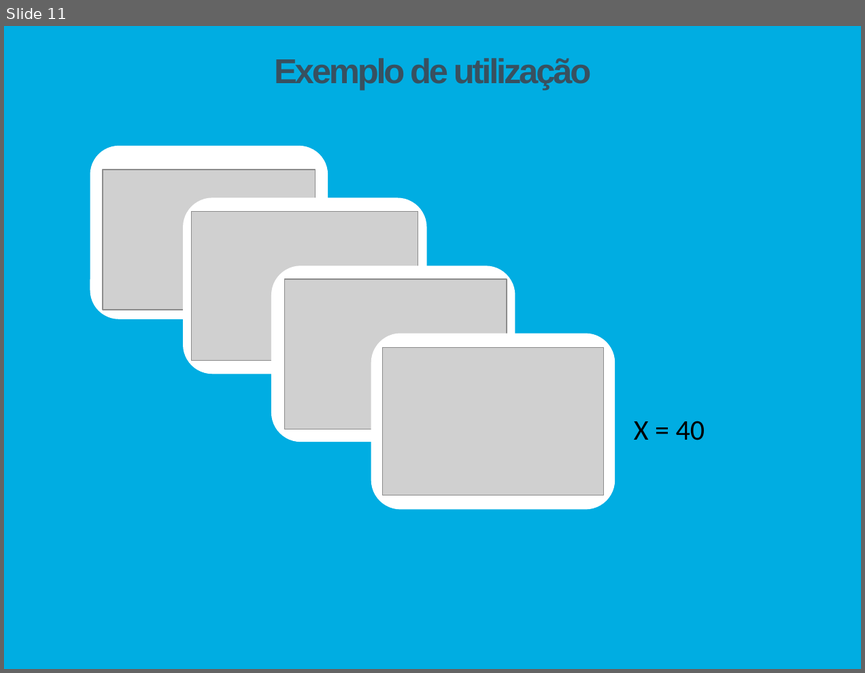
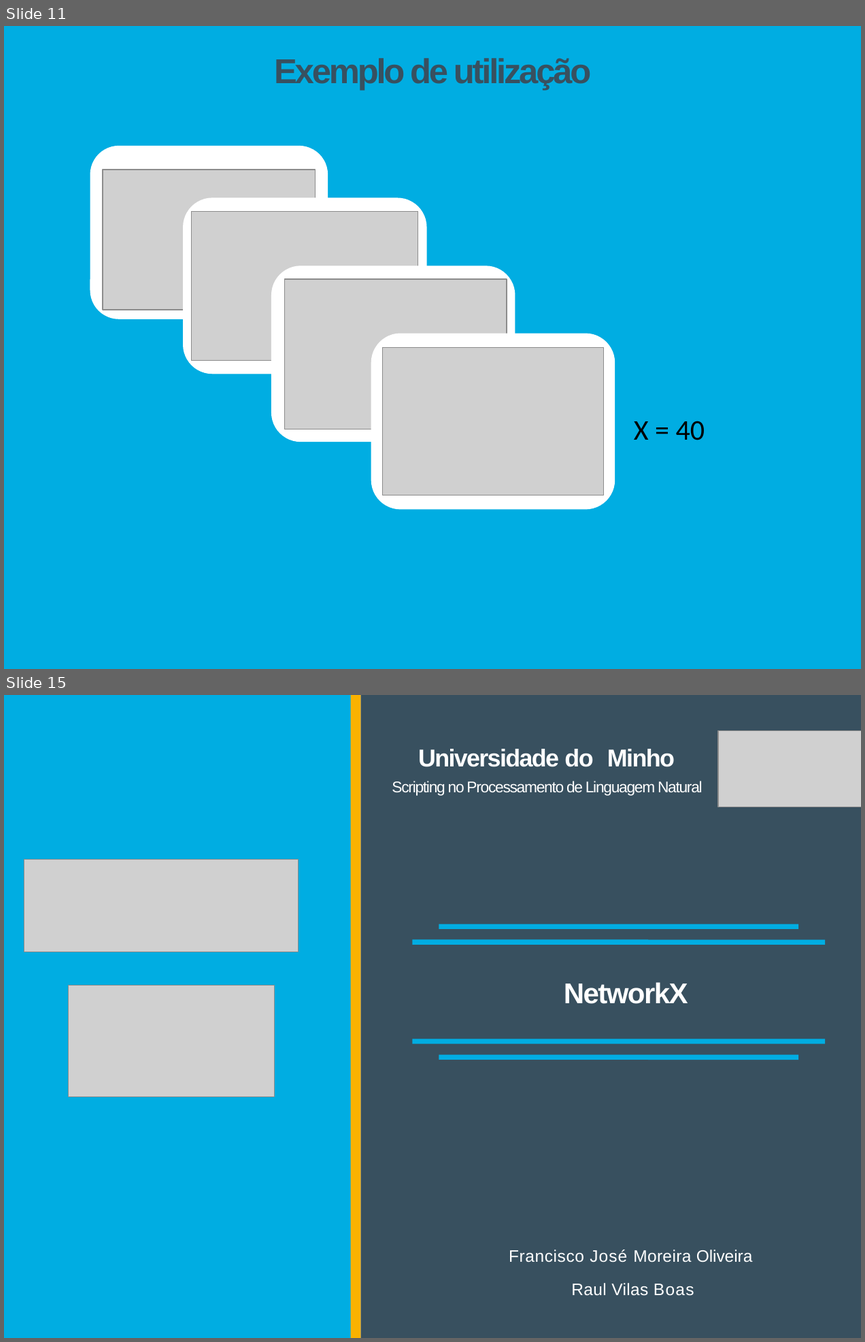
Before and after one commit to Tibblue/PLC, a slide deck: SPLN/tp2/apresSPLN.pptx. Shown one above the other, each under a label of ours: slide 11 before the commit, slides 11 and 15 after it; the slides between them are not shown. The pictures are 865x673 and 865x1342 pixels, drawn with LibreOffice and Linux fonts; fonts in the diff are those of the drawing; grey boxes stand for pictures; background and template pictures are left out. Boxes give left, top, right and bottom in pixels: in the first picture for what was removed or moved away, otherwise in the second. Text is boxed around its words. In the diff, an @@ line names an element or a change of style, - is before the commit and + after.

```diff
--- a/SPLN/tp2/apresSPLN.pptx
+++ b/SPLN/tp2/apresSPLN.pptx
@@ slide 15 added at [4,695,861,1338], background #FFFFFF @@
@@ freeform shape added at [4,695,360,1338], fill #00ADE2 @@
@@ freeform shape added at [350,695,360,1338], fill #FAB200 @@
@@ freeform shape added at [360,695,861,1338], fill #38505F @@
@@ picture added at [718,731,861,807] @@
@@ title added at [392,749,702,796], 13 pt, text #FFFFFF @@
+Universidade do Minho
+Scripting no Processamento de Linguagem Natural
@@ picture added at [24,860,298,952] @@
@@ freeform shape added at [439,926,798,926], outline #00ADE2 4.17 pt @@
@@ freeform shape added at [412,942,825,942], outline #00ADE2 4.17 pt @@
@@ picture added at [68,985,274,1096] @@
@@ text added at [564,982,688,1004], 24 pt, text #FFFFFF, bold @@
+NetworkX
@@ freeform shape added at [412,1041,825,1041], outline #00ADE2 4.17 pt @@
@@ freeform shape added at [439,1057,798,1057], outline #00ADE2 4.17 pt @@
@@ text added at [509,1249,753,1295], 14 pt, text #FFFFFF @@
+Francisco José Moreira Oliveira Raul Vilas Boas
```
Also in this commit, not shown: 3 slides changed, 2 other slides added.
